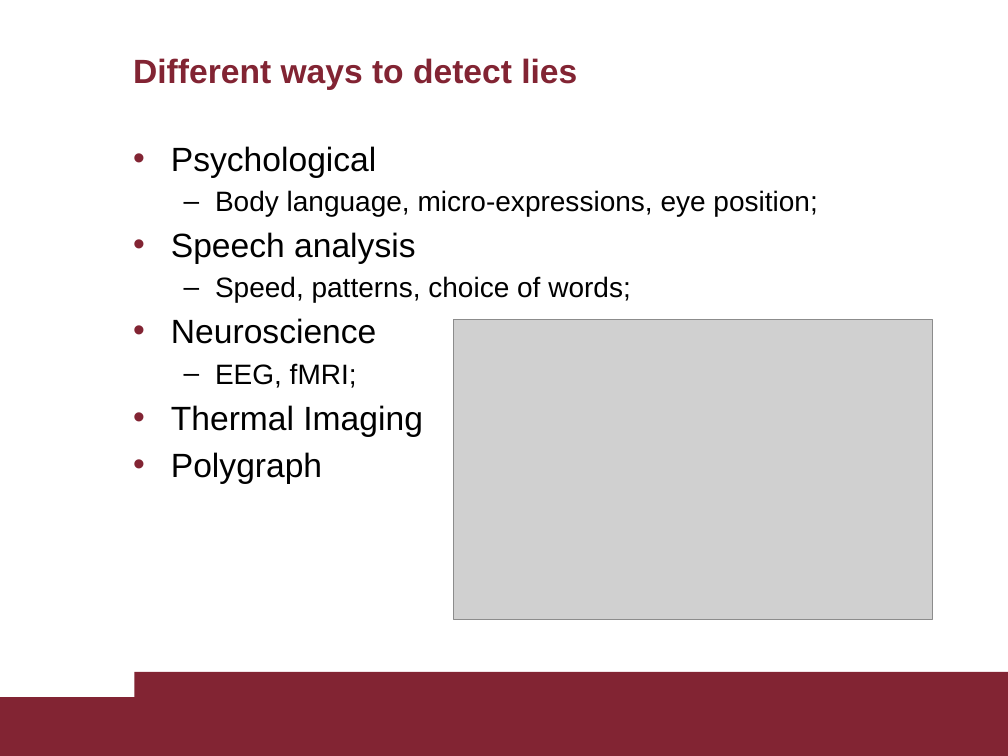
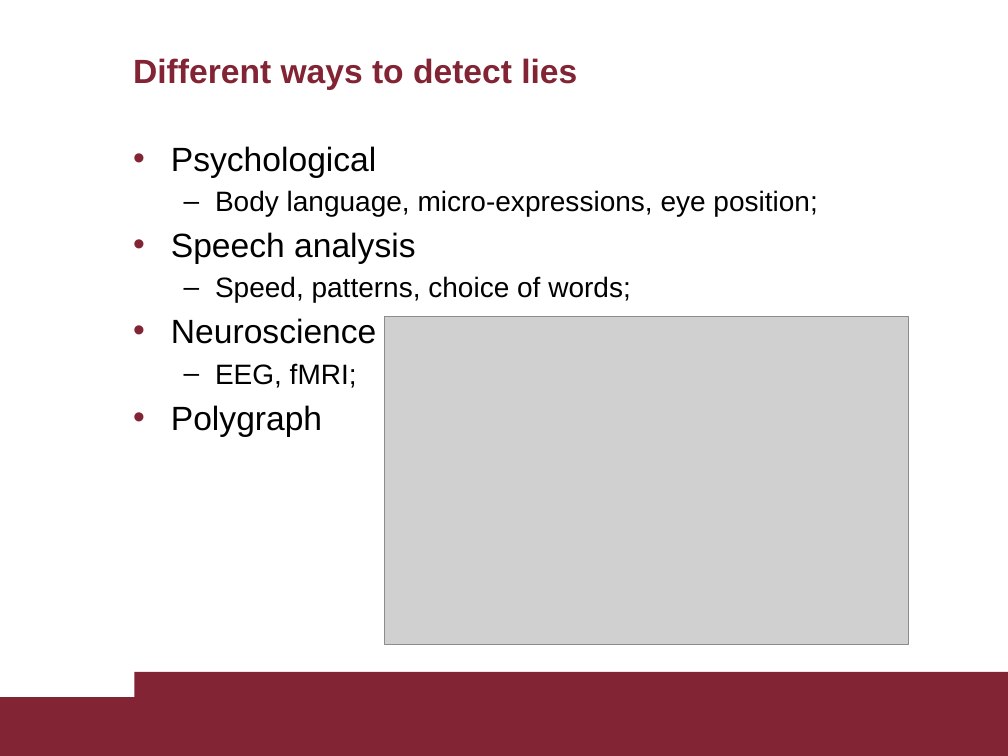
Before and after one commit to AscaL/thesis, a slide deck: slide 5 of Tesi Emanuele Orfanelli 1383726.pptx. Drawn at 1008x756 pixels with LibreOffice and Linux fonts; fonts in the diff are those of the drawing; grey boxes stand for pictures. Boxes give left, top, right and bottom in pixels: in the first picture for what was removed or moved away, otherwise in the second. Text is boxed around its words. In the diff, an @@ line names an element or a change of style, - is before the commit and + after.

```diff
--- a/Tesi Emanuele Orfanelli 1383726.pptx
+++ b/Tesi Emanuele Orfanelli 1383726.pptx
@@ picture: place and size @@
-picture at (454,320,932,620)
+picture at (385,317,909,645)
@@ text at (171,405,423,437): paragraph removed @@
-• Thermal Imaging
```
Also in this commit, not shown: 5 other slides changed.
